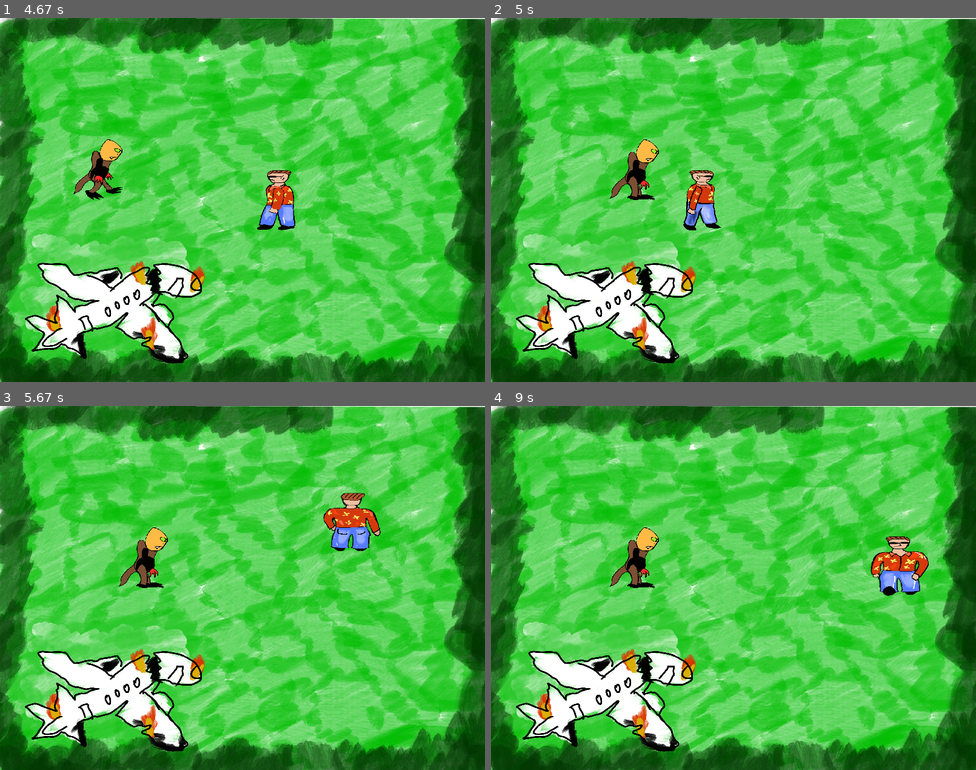
Above: before the commit, frames 1-4 (two rows, left to right).
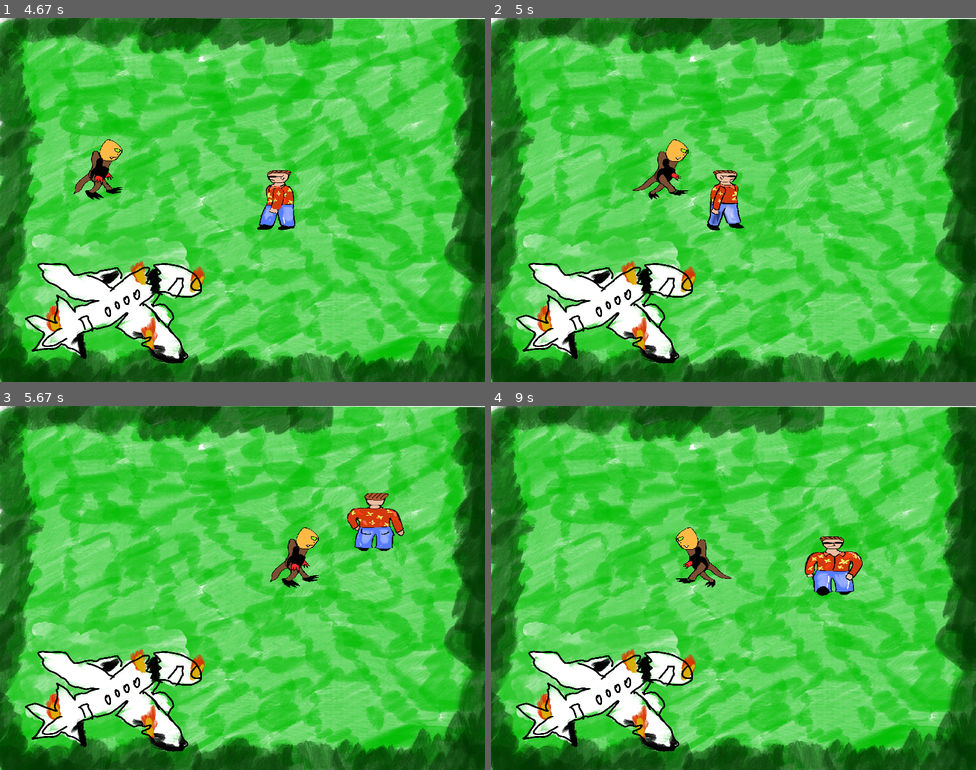
Above: after the commit, the same moments.

Repository: sartep1996/Final_Project_PyGame
Game: pygame game, started from main.py
Same seed, same stepped clock (60 frames per second), same inputs: the game is played once before the commit and once after it.
Inputs:
- Up to frame 1 (4.67 s): hold D 0.33-0.8 s; hold W 0.83-1.13 s; hold D 1.17-1.63 s; hold A 1.67-2.2 s; hold S 2.23-2.53 s; hold A 2.57-2.97 s; hold W 3-3.37 s; hold D 3.4-4.03 s; hold S 4.07-4.43 s; hold A from 4.47 s (still down)
- Up to frame 2 (5 s): release A at 4.93 s; hold D from 4.97 s (still down)
- Up to frame 3 (5.67 s): release D at 5.43 s; hold W from 5.47 s (still down)
- Up to frame 4 (9 s): release W at 5.77 s; hold D 5.8-6.27 s; hold A 6.3-6.83 s; hold S 6.87-7.17 s; hold A 7.2-7.6 s; hold W 7.63-8 s; hold D 8.03-8.67 s; hold S from 8.7 s (still down)

Frame 1 is identical in both runs. In frame 2, 2.9% of the frame differs, in the area x 24-53%, y 33-59%; in frame 3, 3.2%; in frame 4, 4.0%, in the area x 24-91%, y 33-53%.

Commit message:
Started work on monster following the player

Diff:
--- a/monster_1.py
+++ b/monster_1.py
@@ -37,7 +37,7 @@
         self.is_monster_image = True
         self.animation_timer = 0
         self.animation_delay = 350
-        self.movement_speed = 5
+        self.movement_speed = 4
         self.last_moved = ''
         self.last_frame_time = time.time()
 
@@ -138,6 +138,31 @@
                     self.direction = 0
                     self.last_moved = self.monster_image_up_still
 
+            self.monster_follow_player(player_rect)
+
+
+    def monster_follow_player(self, player_rect):
+        player_center = player_rect.center
+        monster_center = self.monster_rect.center
+
+        dx = player_center[0] - monster_center[0]
+        dy = player_center[1] - monster_center[1]
+
+        if abs(dx) > abs(dy):
+            if dx > 0:
+                self.direction = 1
+            else:
+                self.direction = 1
+
+        else:
+            if dy > 0:
+                self.direction = 0
+            else:
+                self.direction = 2
+
+        self.x += self.speed + self.direction
+        self.monster_rect.x = self.x
+
 
 
      #responsible for animating charackter movement
